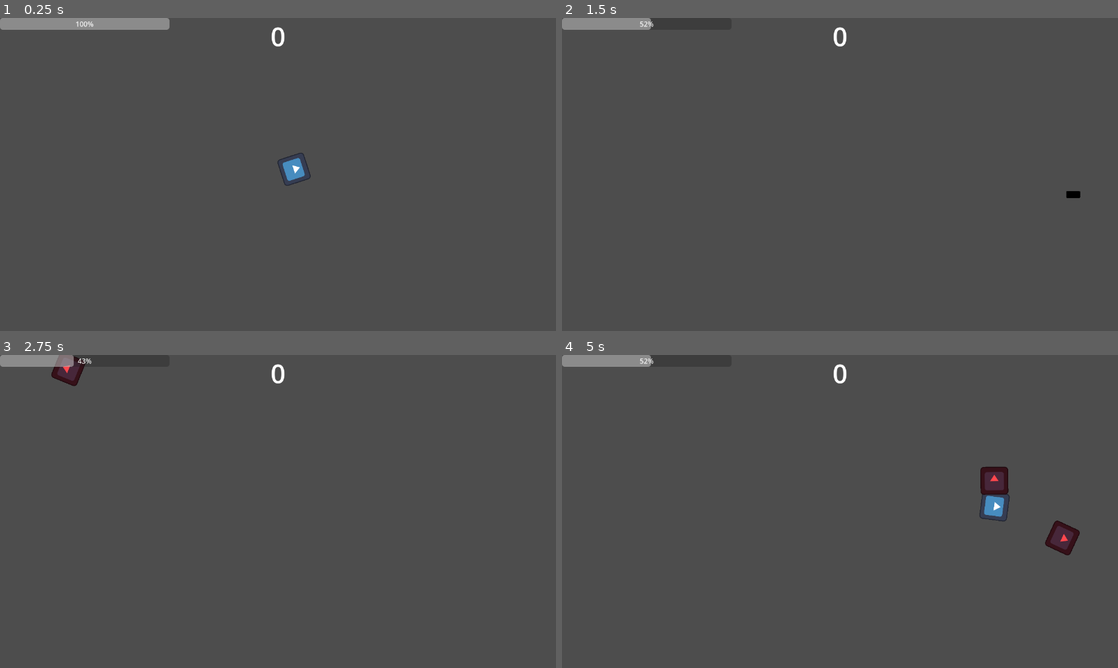
Above: before the commit, frames 1-4 (two rows, left to right).
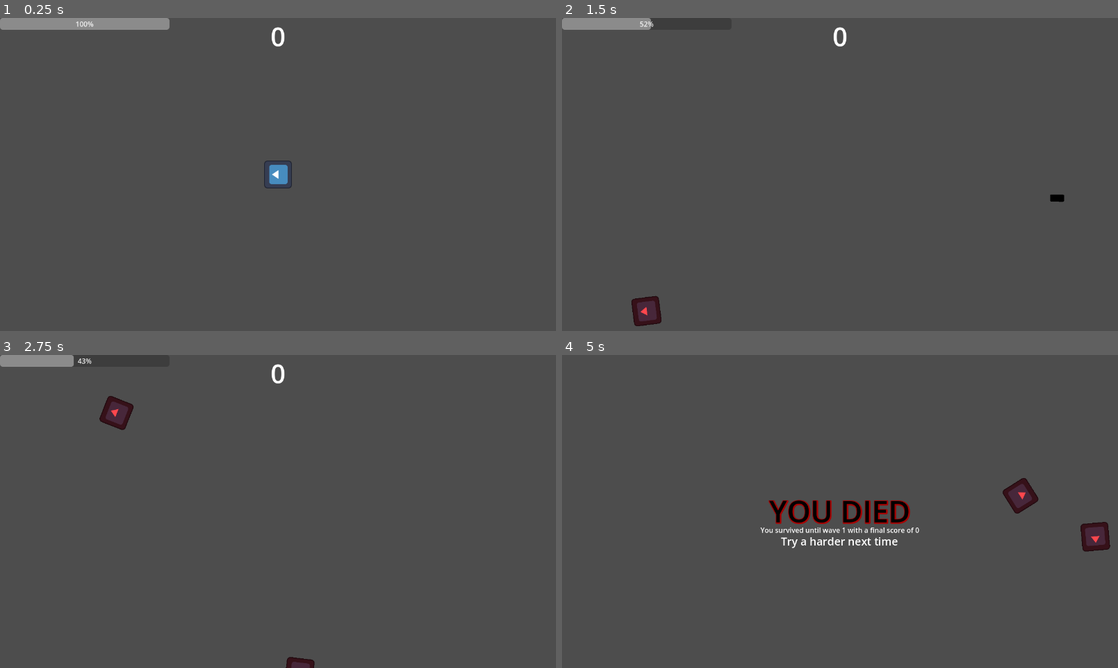
Above: after the commit, the same moments.

Repository: adsuttman/GDTest
Game: Godot game, scene res://main_level.tscn
Same seed, same stepped clock (60 frames per second), same inputs: the game is played once before the commit and once after it. The engine's default icon, where the game draws it, is replaced by a stand-in: a white triangle on a blue panel in a dark square.
Inputs (mouse positions are in pixels of both pictures, inside the frame that each line leads up to):
- Up to frame 1 (0.25 s): no input
- Up to frame 2 (1.5 s): tap Enter at 0.5 s; move the mouse to (962, 158) at 0.52 s; hold D (move_right) 0.53-1.28 s; hold Shift (boost) 0.53-1.28 s; move the mouse to (728, 190) at 1.27 s; hold S (move_down) from 1.28 s (still down); tap Space (shoot) at 1.35 s
- Up to frame 3 (2.75 s): move the mouse to (333, 442) at 2.02 s; release S (move_down) at 2.03 s; hold D (move_right) from 2.03 s (still down); hold Shift (boost) from 2.03 s (still down)
- Up to frame 4 (5 s): move the mouse to (812, 574) at 2.77 s; release D (move_right) at 2.78 s; release Shift (boost) at 2.78 s; hold W (move_up) 2.78-3.53 s; tap Space (shoot) at 2.85, 4.35 s; move the mouse to (1006, 558) at 3.52 s; hold Shift (boost) 3.53-4.28 s; hold A (move_left) from 3.53 s (still down); move the mouse to (673, 464) at 4.27 s

The runs differ from the first frame. In frame 1, 0.5% of the frame differs, in the area x 47-56%, y 43-55%; in frame 2, 0.6%; in frame 3, 1.0%; in frame 4, 4.2%, in the area x 0-99%, y 0-64%.

Commit message:
adjusted player and spawn locations

Diff:
--- a/main_level.tscn
+++ b/main_level.tscn
@@ -8,22 +8,21 @@
 [node name="HUD" parent="." instance=ExtResource("1_s7n4f")]
 
 [node name="PlayerCharacter" parent="." instance=ExtResource("1_hbfcc")]
-position = Vector2(677, 348)
+position = Vector2(640, 360)
 
 [node name="SpawnPoint" type="Node2D" parent="." groups=["SpawnPoint"]]
-position = Vector2(-110, -103)
 rotation = 1.54618
 
 [node name="SpawnPoint2" type="Node2D" parent="." groups=["SpawnPoint"]]
-position = Vector2(1403, -98)
+position = Vector2(1280, 0)
 rotation = 1.54618
 
 [node name="SpawnPoint3" type="Node2D" parent="." groups=["SpawnPoint"]]
-position = Vector2(1372, 827)
+position = Vector2(1280, 720)
 rotation = 1.54618
 
 [node name="SpawnPoint4" type="Node2D" parent="." groups=["SpawnPoint"]]
-position = Vector2(-136, 820)
+position = Vector2(0, 720)
 rotation = 1.54618
 
 [connection signal="energy_changed" from="PlayerCharacter" to="HUD" method="_on_player_character_energy_changed"]
--- a/project.godot
+++ b/project.godot
@@ -23,6 +23,7 @@
 
 window/size/viewport_width=1280
 window/size/viewport_height=720
+window/size/resizable=false
 
 [editor]
 
